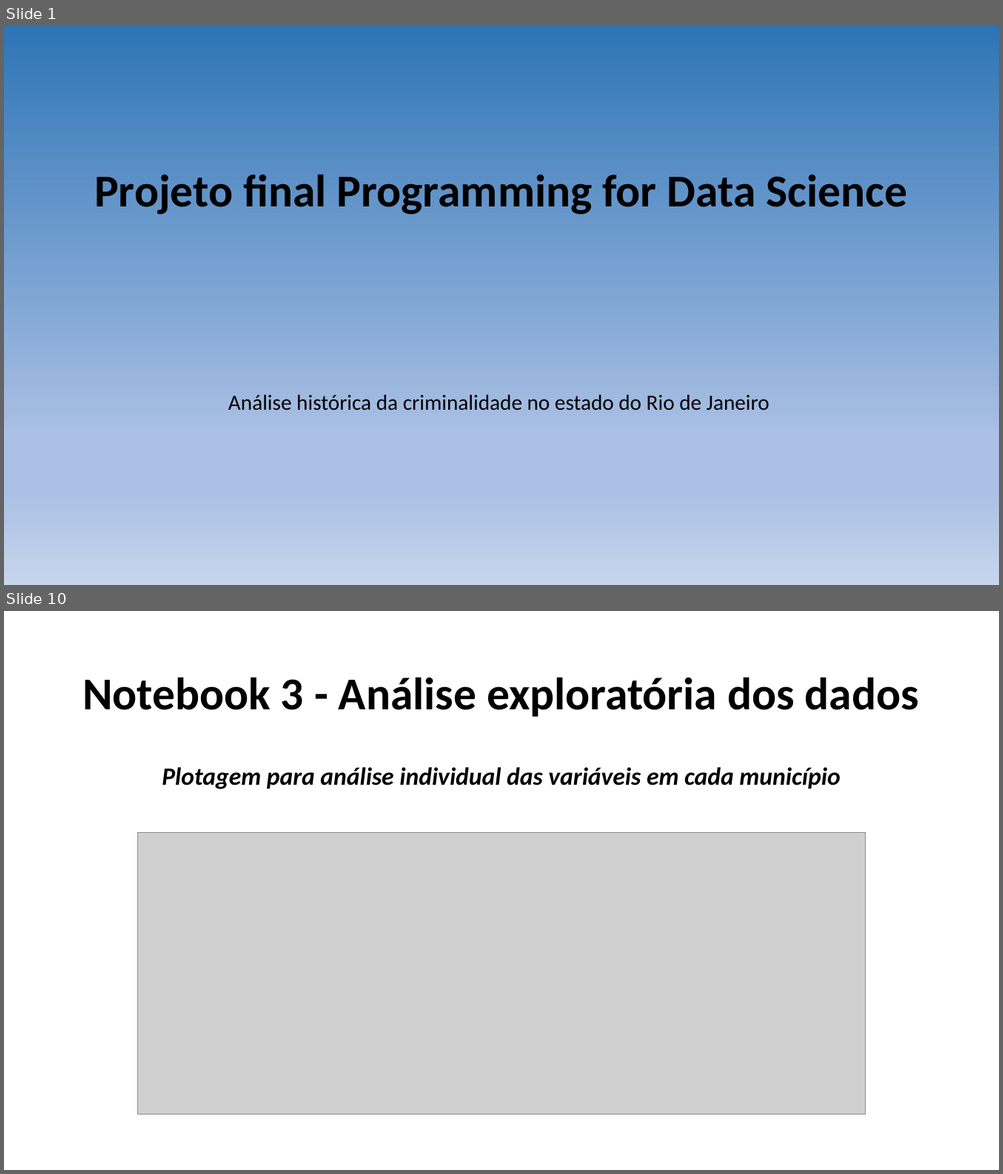
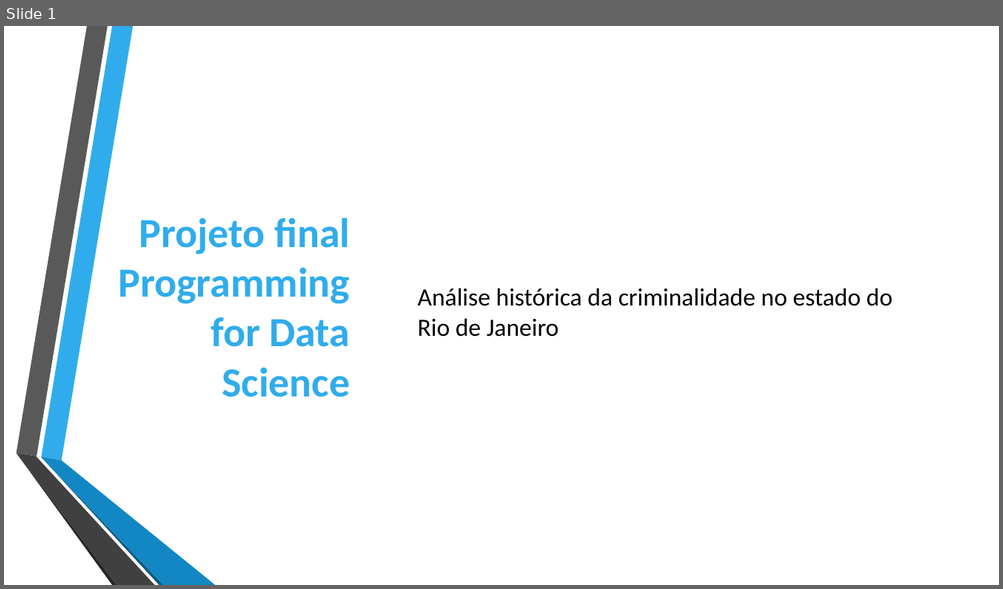
Before and after one commit to DeividCezar/Final_project, a slide deck: Apresentação.pptx. Shown one above the other, each under a label of ours: slides 1 and 10 before the commit, slide 1 after it; the slides between them are not shown. The pictures are 1003x1174 and 1003x589 pixels, drawn with LibreOffice and Linux fonts; fonts in the diff are those of the drawing; grey boxes stand for pictures. Boxes give left, top, right and bottom in pixels: in the first picture for what was removed or moved away, otherwise in the second. Text is boxed around its words. In the diff, an @@ line names an element or a change of style, - is before the commit and + after.

```diff
--- a/Apresentação.pptx
+++ b/Apresentação.pptx
@@ slide 10 removed at (4,611,999,1170), background #FFFFFF @@
@@ title removed at (82,677,919,717) @@
-Notebook 3 - Análise exploratória dos dados
@@ text removed at (162,767,839,789) @@
-Plotagem para análise individual das variáveis em cada município
@@ picture removed at (137,832,866,1115) @@
@@ slide 1 changed as well @@
@@ background gradient #2E75B6 to #ABC0E4 to #C7D5ED to #FFFFFF @@
@@ title "Projeto final Programming for Data ...": place and size @@
-title "Projeto final Programming for Data ..." at (94,174,907,215)
+title "Projeto final Programming for Data ..." at (118,218,350,397)
@@ title "Projeto final Programming for Data ..." at (118,218,350,397): size 44 to 40 pt, text colour #000000 to #30ACEC; alignment centre to right; line spacing 0.9 to 1 @@
@@ text "Análise histórica da criminalidade no ...": place and size @@
-text "Análise histórica da criminalidade no ..." at (228,395,769,411)
+text "Análise histórica da criminalidade no ..." at (418,288,892,337)
@@ text "Análise histórica da criminalidade no ..." at (418,288,892,337): size 20.9 to 24 pt; alignment centre to left; line spacing 0.7 to 1; vertical alignment top to middle @@
@@ group added at (16,26,215,585): 6 freeform shapes @@
```
Also in this commit, not shown: 2 other slides changed, 26 slides added, 14 other slides removed.
